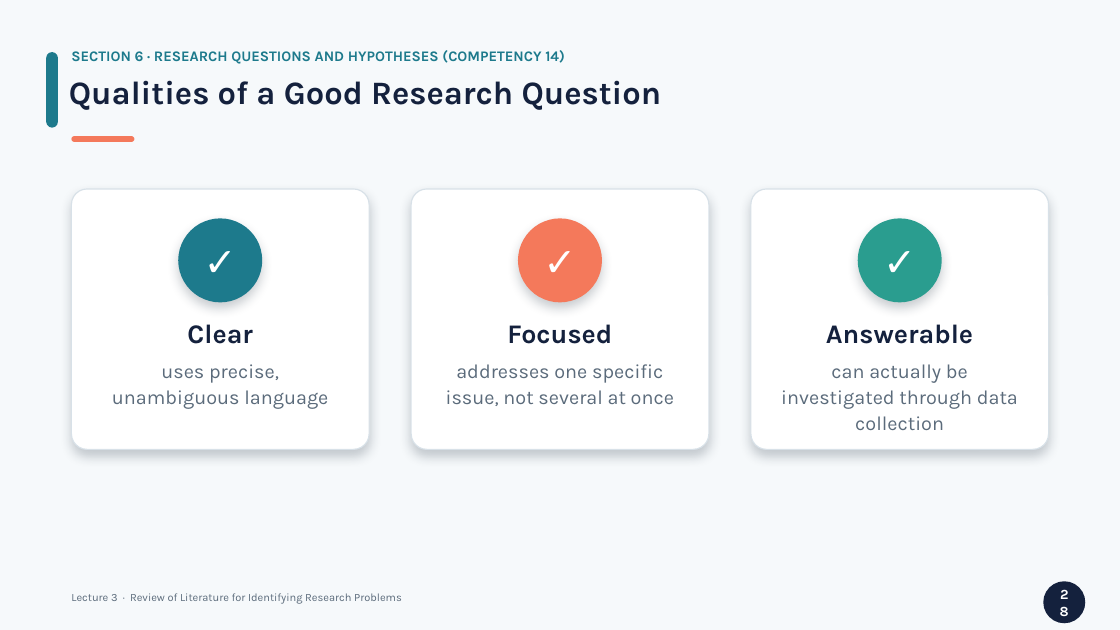
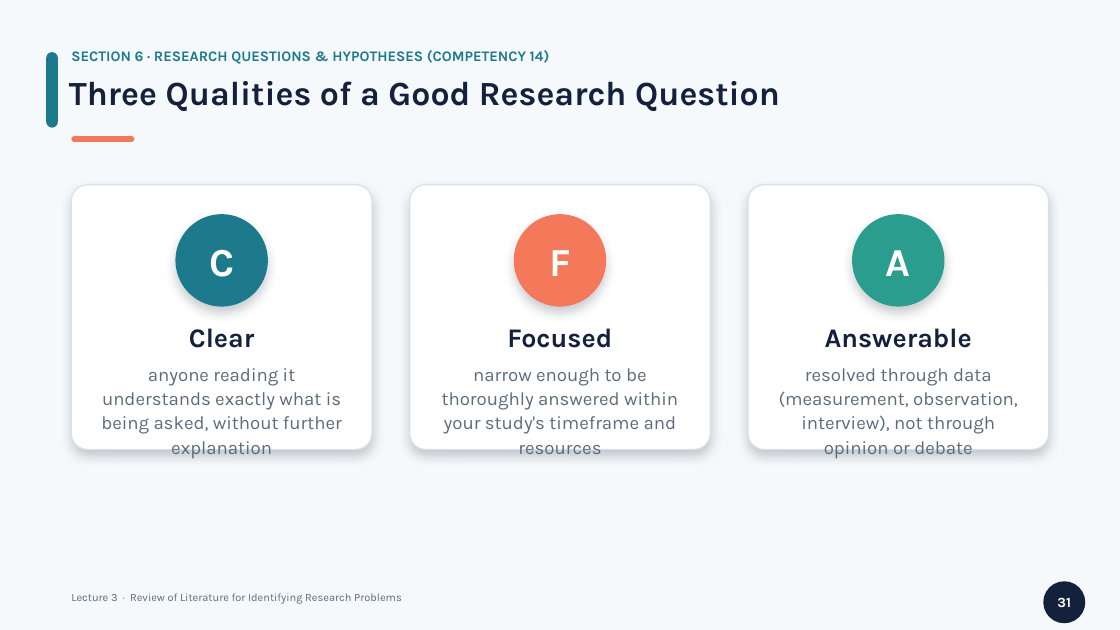
Before and after one commit to lestojas/physics, a slide deck: slide 31 of Lecture3-Review-of-Literature.pptx (slide 28 before the commit). Drawn at 1120x630 pixels with LibreOffice and Linux fonts; fonts in the diff are those of the drawing. Boxes give left, top, right and bottom in pixels: in the first picture for what was removed or moved away, otherwise in the second. Text is boxed around its words. In the diff, an @@ line names an element or a change of style, - is before the commit and + after.

```diff
--- a/Lecture3-Review-of-Literature.pptx
+++ b/Lecture3-Review-of-Literature.pptx
@@ text at <box>71,50,550,64</box>: text changed @@
-SECTION 6 · RESEARCH QUESTIONS AND HYPOTHESES (COMPETENCY 14)
+SECTION 6 · RESEARCH QUESTIONS & HYPOTHESES (COMPETENCY 14)
@@ text at <box>69,81,780,111</box>: text changed; size 28 to 29 pt @@
-Qualities of a Good Research Question
+Three Qualities of a Good Research Question
@@ rounded rectangle: place and size @@
-rounded rectangle at <box>71,189,369,450</box>
+rounded rectangle at <box>71,185,372,450</box>
@@ rounded rectangle: place and size @@
-rounded rectangle at <box>411,189,708,450</box>
+rounded rectangle at <box>410,185,711,450</box>
@@ rounded rectangle: place and size @@
-rounded rectangle at <box>751,189,1049,450</box>
+rounded rectangle at <box>749,185,1049,450</box>
@@ ellipse "C": place and size @@
-ellipse "C" at <box>178,218,262,302</box>
+ellipse "C" at <box>176,214,268,307</box>
@@ ellipse "F": place and size @@
-ellipse "F" at <box>518,218,602,302</box>
+ellipse "F" at <box>514,214,607,307</box>
@@ ellipse "A": place and size @@
-ellipse "A" at <box>858,218,942,302</box>
+ellipse "A" at <box>852,214,944,307</box>
@@ text in ellipse at <box>209,249,234,277</box>: text changed @@
-✓
+C
@@ text in ellipse at <box>549,250,571,276</box>: text changed @@
-✓
+F
@@ text in ellipse at <box>886,250,911,276</box>: text changed @@
-✓
+A
@@ text "Clear": place and size @@
-text "Clear" at <box>187,324,253,344</box>
+text "Clear" at <box>189,328,255,348</box>
@@ text "Focused": place and size @@
-text "Focused" at <box>507,324,612,344</box>
+text "Focused" at <box>507,328,612,348</box>
@@ text "Answerable": place and size @@
-text "Answerable" at <box>826,324,973,344</box>
+text "Answerable" at <box>825,328,972,348</box>
@@ text at <box>101,368,342,459</box>: text changed; size 17 to 16 pt @@
-uses precise, unambiguous language
+anyone reading it understands exactly what is being asked, without further explanation
@@ text at <box>442,368,678,454</box>: text changed; size 17 to 16 pt @@
-addresses one specific issue, not several at once
+narrow enough to be thoroughly answered within your study's timeframe and resources
@@ text at <box>779,368,1018,459</box>: text changed; size 17 to 16 pt @@
-can actually be investigated through data collection
+resolved through data (measurement, observation, interview), not through opinion or debate
@@ text in ellipse at <box>1057,597,1071,607</box>: text changed @@
-28
+31
```
Also in this commit, not shown: 7 other slides changed, 28 slides added, 10 slides removed, 1 other file.
